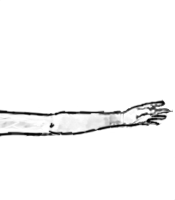
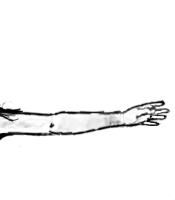
Before/after of a (175, 200) layered artwork. What changed in the layer stack:
renamed "Calque 6" to "Calque 8", painted on it over [0, 100, 173, 147]
